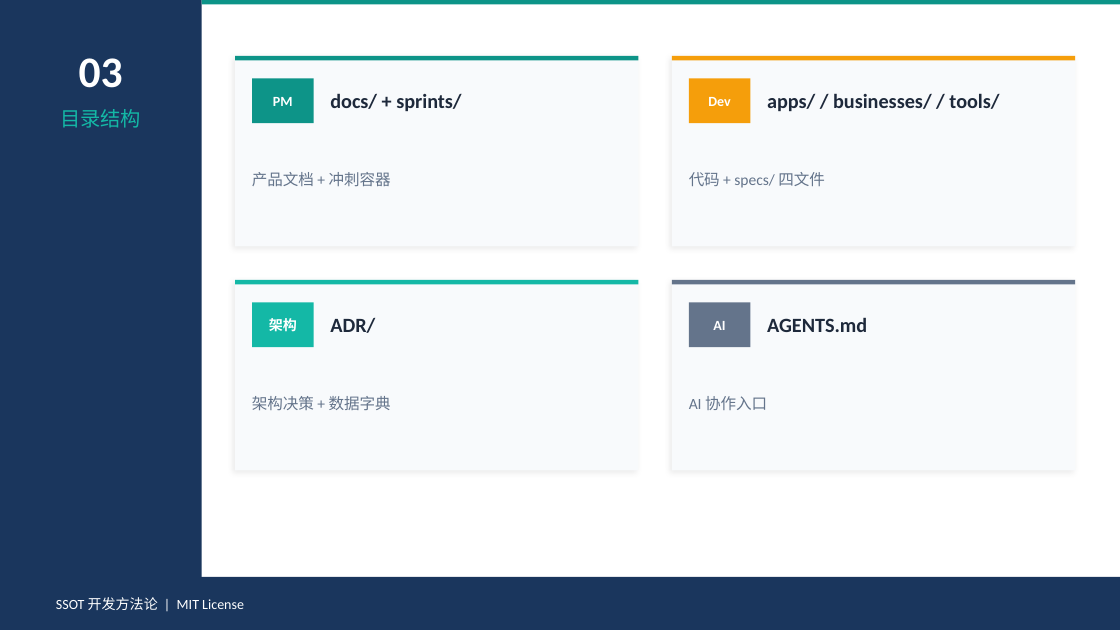
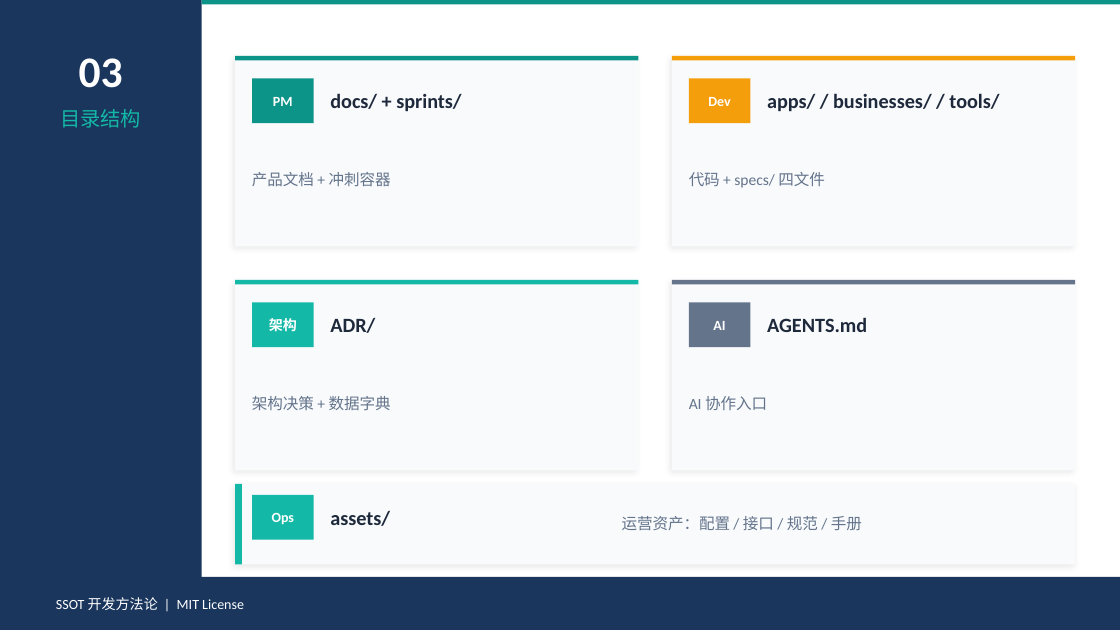
Before and after one commit to Toketec/SpecRocket, a slide deck: slide 4 of SSOT-开发方法论-培训.pptx. Drawn at 1120x630 pixels with LibreOffice and Linux fonts; fonts in the diff are those of the drawing. Boxes give left, top, right and bottom in pixels: in the first picture for what was removed or moved away, otherwise in the second. Text is boxed around its words. In the diff, an @@ line names an element or a change of style, - is before the commit and + after.

```diff
--- a/SSOT-开发方法论-培训.pptx
+++ b/SSOT-开发方法论-培训.pptx
@@ rectangle added at <box>235,484,1075,564</box>, fill #F8FAFC @@
@@ rectangle added at <box>235,484,242,564</box>, fill #14B8A6 @@
@@ rectangle added at <box>252,495,314,540</box>, fill #14B8A6 @@
@@ text added at <box>272,513,294,525</box>, 9 pt, text #FFFFFF, bold @@
+Ops
@@ text added at <box>330,510,390,526</box>, 13 pt, text #1E293B, bold @@
+assets/
@@ text added at <box>622,516,862,530</box>, 10 pt, text #64748B @@
+运营资产：配置 / 接口 / 规范 / 手册
```
Also in this commit, not shown: 1 other slide changed, 13 other files.
